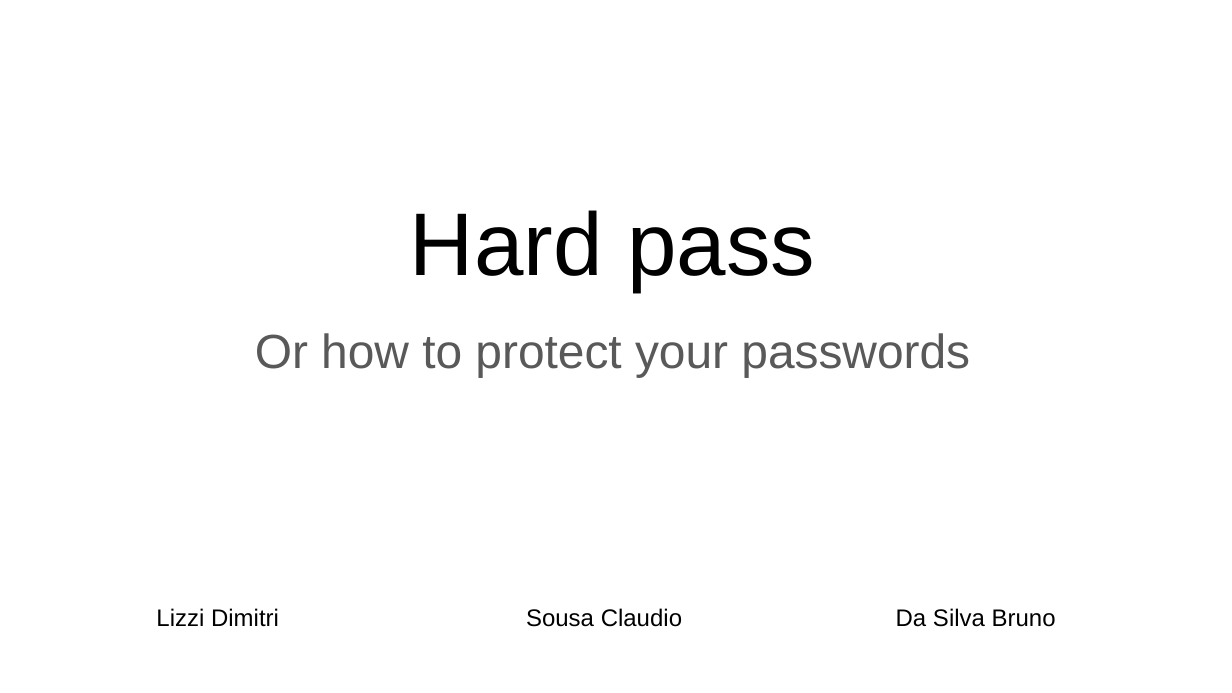
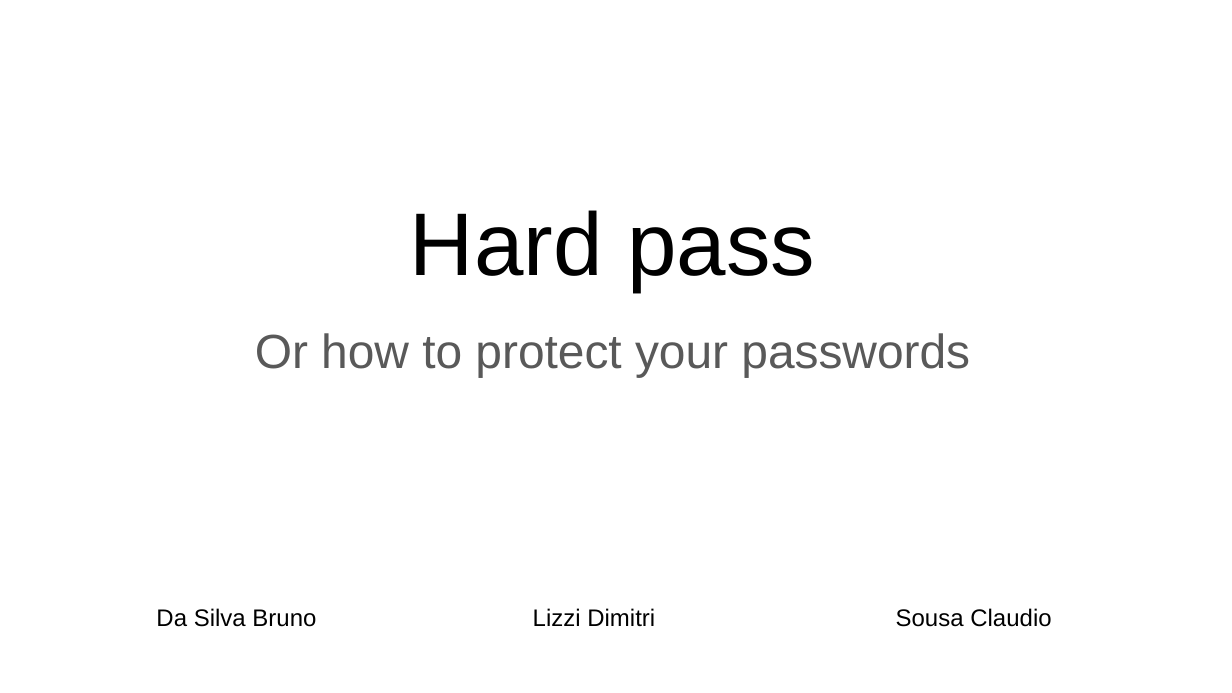
Before and after one commit to claudiosousa/hard-pass, a slide deck: slide 1 of presentation/Intermediaire/Hard-pass.pptx. Drawn at 1232x693 pixels with LibreOffice and Linux fonts; fonts in the diff are those of the drawing. Boxes give left, top, right and bottom in pixels: in the first picture for what was removed or moved away, otherwise in the second. Text is boxed around its words. In the diff, an @@ line names an element or a change of style, - is before the commit and + after.

```diff
--- a/presentation/Intermediaire/Hard-pass.pptx
+++ b/presentation/Intermediaire/Hard-pass.pptx
@@ text at <box>156,608,1051,627</box>: text changed @@
-Lizzi Dimitri Sousa Claudio Da Silva Bruno
+Da Silva Bruno Lizzi Dimitri Sousa Claudio
```
Also in this commit, not shown: 3 other slides changed, 2 slides added, 5 other files.
